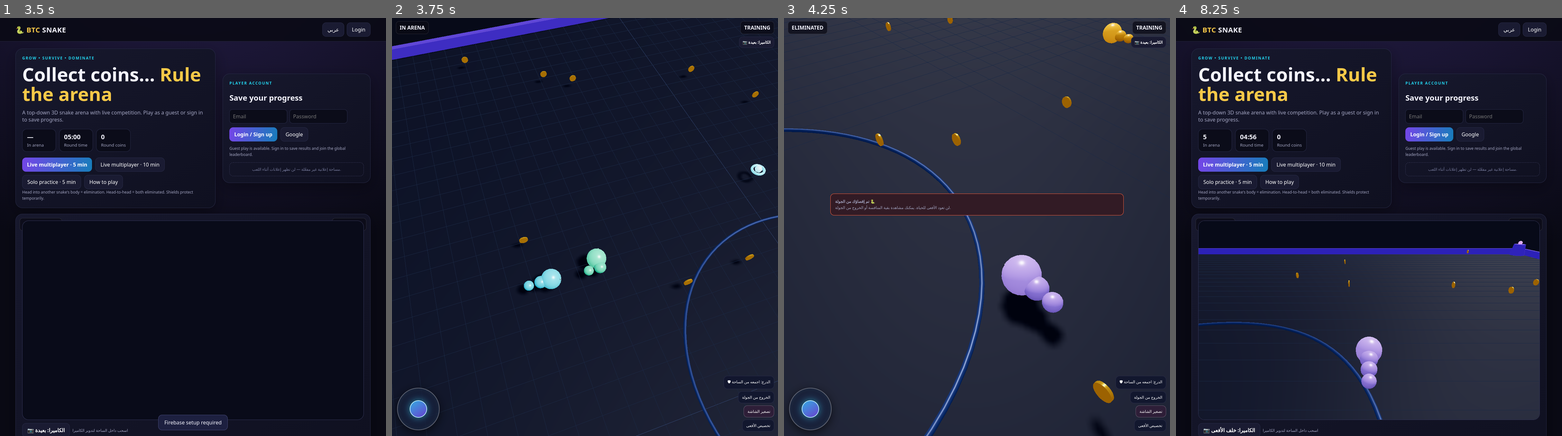
Above: before the commit, frames 1-4 (left to right).
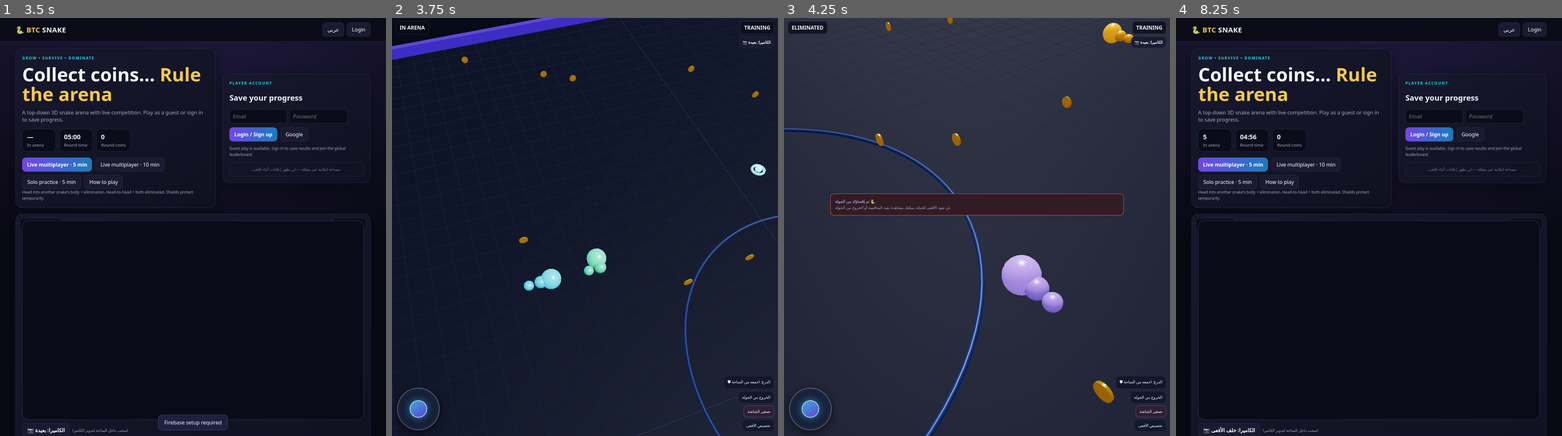
Above: after the commit, the same moments.

Repository: moatazgames1/btc-snake-game-2026
Game: browser game, page index.html
Same seed, same stepped clock (60 frames per second), same inputs: the game is played once before the commit and once after it.
Inputs (mouse positions are in pixels of both pictures, inside the frame that each line leads up to):
- Up to frame 1 (3.5 s): click (193, 306) at 0.27 s; hold D 1.03-1.53 s; click "📷 الكاميرا: خلف الأفعى" at 1.27 s; hold S 1.58-1.85 s; hold A 1.9-2.47 s; click "Google" at 2.02 s; hold W 2.52-2.82 s; click "EN" at 2.77 s; hold D from 2.87 s (still down)
- Up to frame 2 (3.75 s): click "Solo practice · 5 min" at 3.52 s; release D at 3.53 s; hold W from 3.58 s (still down)
- Up to frame 3 (4.25 s): release W at 3.82 s; hold A from 3.87 s (still down)
- Up to frame 4 (8.25 s): click "📷 الكاميرا: بعيدة" at 4.27 s; release A at 4.3 s; hold S 4.35-4.68 s; hold D 4.73-5.23 s; click "🛡 الدرع: اجمعه من الساحة" at 5.02 s; hold S 5.28-5.55 s; hold A 5.6-6.17 s; click "تخصيص الأفعى" at 5.77 s; hold W 6.22-6.52 s; click "📷 الكاميرا: علوية" at 6.52 s; hold D 6.57-7.23 s; click (1203, 410) at 7.27 s; click "تصغير الشاشة" at 8.02 s

Frame 1 is identical in both runs. In frame 2, 0.1% of the frame differs, in the area x 32-92%, y 13-66%; in frame 3, 1.0%; in frame 4, 27%, in the area x 5-95%, y 53-97%.

Commit message:
Optimize 3D rendering for lower-end devices

Diff:
--- a/index.html
+++ b/index.html
@@ -116,13 +116,14 @@
 function init3D(){
  const host=$("arena");scene=new THREE.Scene();scene.background=new THREE.Color("#070a18");scene.fog=new THREE.Fog("#070a18",115,230);
  camera=new THREE.PerspectiveCamera(52,host.clientWidth/host.clientHeight,.1,420);camera.position.set(50,85,85);camera.lookAt(50,0,50);
- renderer=new THREE.WebGLRenderer({antialias:true,alpha:false,powerPreference:"high-performance"});
- renderer.setPixelRatio(Math.min(devicePixelRatio,1.6));renderer.setSize(host.clientWidth,host.clientHeight);
- renderer.shadowMap.enabled=true;renderer.shadowMap.type=THREE.PCFSoftShadowMap;
+ const lowPowerDevice = matchMedia("(max-width: 800px)").matches || (navigator.hardwareConcurrency && navigator.hardwareConcurrency <= 4);
+ renderer=new THREE.WebGLRenderer({antialias:!lowPowerDevice,alpha:false,powerPreference:"high-performance"});
+ renderer.setPixelRatio(Math.min(devicePixelRatio,lowPowerDevice?1:1.35));renderer.setSize(host.clientWidth,host.clientHeight);
+ renderer.shadowMap.enabled=!lowPowerDevice;renderer.shadowMap.type=THREE.PCFSoftShadowMap;
  renderer.outputColorSpace=THREE.SRGBColorSpace;renderer.toneMapping=THREE.ACESFilmicToneMapping;renderer.toneMappingExposure=1.15;
  host.appendChild(renderer.domElement);
  scene.add(new THREE.HemisphereLight(0xc8dcff,0x172039,2.1));
- const sun=new THREE.DirectionalLight(0xffffff,2.4);sun.position.set(34,70,26);sun.castShadow=true;sun.shadow.mapSize.set(1024,1024);sun.shadow.camera.left=-65;sun.shadow.camera.right=65;sun.shadow.camera.top=65;sun.shadow.camera.bottom=-65;scene.add(sun);
+ const sun=new THREE.DirectionalLight(0xffffff,2.4);sun.position.set(34,70,26);sun.castShadow=renderer.shadowMap.enabled;if(renderer.shadowMap.enabled){sun.shadow.mapSize.set(512,512);sun.shadow.camera.left=-65;sun.shadow.camera.right=65;sun.shadow.camera.top=65;sun.shadow.camera.bottom=-65;}scene.add(sun);
  const cyanLight=new THREE.PointLight(0x22d3ee,18,75);cyanLight.position.set(8,10,50);scene.add(cyanLight);
  const purpleLight=new THREE.PointLight(0x8b5cf6,20,75);purpleLight.position.set(92,12,50);scene.add(purpleLight);
  const floor=new THREE.Mesh(new THREE.PlaneGeometry(100,100),new THREE.MeshStandardMaterial({color:"#10172b",roughness:.72,metalness:.16}));
@@ -237,10 +238,20 @@
   });
  }
  for(const [k,g] of meshes){if(!aliveIds.has(k)){scene.remove(g);meshes.delete(k)}}
- coinMeshes.forEach(m=>scene.remove(m));coinMeshes=[];
- for(const c of state.coins||[]){const m=makeCoin();m.position.set(c.x,.72,c.z);scene.add(m);coinMeshes.push(m)}
- shieldMeshes.forEach(m=>scene.remove(m));shieldMeshes=[];
- for(const c of state.shields||[]){const m=makeShield();m.position.set(c.x,.82,c.z);scene.add(m);shieldMeshes.push(m)}
+ const coins=state.coins||[];
+ for(let i=0;i<coins.length;i++){
+  let m=coinMeshes[i];
+  if(!m){m=makeCoin();coinMeshes[i]=m;scene.add(m);}
+  m.visible=true;m.position.set(coins[i].x,.72,coins[i].z);
+ }
+ for(let i=coins.length;i<coinMeshes.length;i++)coinMeshes[i].visible=false;
+ const shields=state.shields||[];
+ for(let i=0;i<shields.length;i++){
+  let m=shieldMeshes[i];
+  if(!m){m=makeShield();shieldMeshes[i]=m;scene.add(m);}
+  m.visible=true;m.position.set(shields[i].x,.82,shields[i].z);
+ }
+ for(let i=shields.length;i<shieldMeshes.length;i++)shieldMeshes[i].visible=false;
 }
 function startLocalSolo(duration=300){
   localSolo=true;running=true;ws=null;
